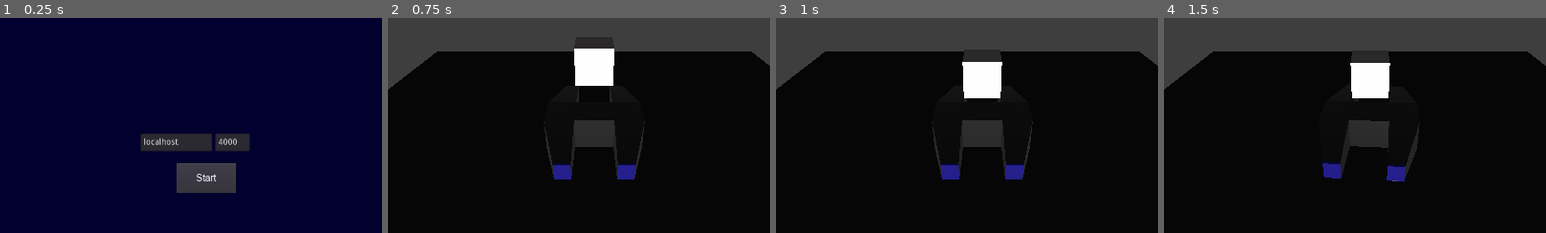
Above: before the commit, frames 1-4 (left to right).
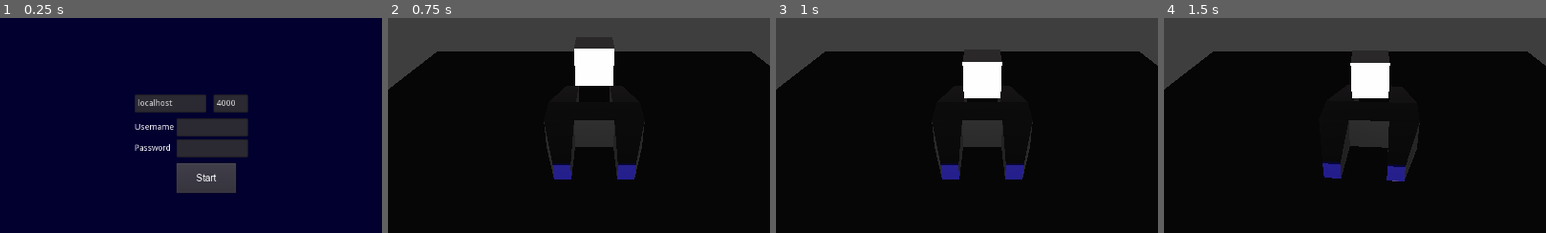
Above: after the commit, the same moments.

Repository: MilanFIN/3dmmo
Game: Godot game, scene res://assets/mainmenu.tscn
Same seed, same stepped clock (60 frames per second), same inputs: the game is played once before the commit and once after it.
Inputs (mouse positions are % of the whole screen's width and height, from its top left):
- Up to frame 1 (0.25 s): no input
- Up to frame 2 (0.75 s): click "Start" at 0.5 s
- Up to frame 3 (1 s): no input
- Up to frame 4 (1.5 s): tap Enter at 1.25 s; move the mouse to (72, 45) at 1.27 s; hold Right (ui_right) from 1.28 s (still down); click (72, 45) at 1.42 s
The pictures show only the part of the screen within x 23-73%, y 22-72%; the shares and areas given below are measured in that part.

The runs differ from the first frame. In frame 1, 5.6% of the frame differs, in the area x 35-66%, y 35-65%; in frame 2, nothing differs; in frame 3, nothing differs; in frame 4, nothing differs.

Commit message:
login info to client

Diff:
--- a/test1/assets/mainmenu.tscn
+++ b/test1/assets/mainmenu.tscn
@@ -56,22 +56,59 @@
 }
 
 [node name="AddressField" type="LineEdit" parent="."]
-margin_left = 530.0
-margin_top = 350.0
-margin_right = 650.0
-margin_bottom = 380.0
+margin_left = 520.0
+margin_top = 285.0
+margin_right = 640.0
+margin_bottom = 315.0
 text = "localhost"
 __meta__ = {
 "_edit_use_anchors_": false
 }
 
+[node name="UsernameField" type="LineEdit" parent="."]
+margin_left = 590.0
+margin_top = 325.0
+margin_right = 710.0
+margin_bottom = 355.0
+rect_pivot_offset = Vector2( 100, 15 )
+__meta__ = {
+"_edit_use_anchors_": false
+}
+
+[node name="PasswordField" type="LineEdit" parent="."]
+margin_left = 590.0
+margin_top = 360.0
+margin_right = 710.0
+margin_bottom = 390.0
+rect_pivot_offset = Vector2( 100, 15 )
+secret = true
+__meta__ = {
+"_edit_use_anchors_": false
+}
+
 [node name="PortField" type="LineEdit" parent="."]
-margin_left = 655.0
-margin_top = 350.0
-margin_right = 713.0
-margin_bottom = 380.0
+margin_left = 652.0
+margin_top = 285.0
+margin_right = 710.0
+margin_bottom = 315.0
 text = "4000"
 __meta__ = {
 "_edit_use_anchors_": false
 }
+
+[node name="unamelabel" type="Label" parent="."]
+margin_left = 520.0
+margin_top = 325.0
+margin_right = 590.0
+margin_bottom = 356.0
+text = "Username"
+valign = 1
+
+[node name="pwlabel" type="Label" parent="."]
+margin_left = 520.0
+margin_top = 360.0
+margin_right = 590.0
+margin_bottom = 390.0
+text = "Password"
+valign = 1
 [connection signal="pressed" from="button_menu_start" to="button_menu_start" method="_on_button_menu_start_pressed"]
--- a/test1/scripts/gamecontroller.gd
+++ b/test1/scripts/gamecontroller.gd
@@ -13,8 +13,8 @@
 	ws.connect("connection_established", self, "_connection_established")
 	ws.connect("connection_closed", self, "_connection_closed")
 	ws.connect("connection_error", self, "_connection_error")
-	#ws.connect    data_received ( )
 
+	ws.connect("data_received", self, "_data_received")
 	var url = "ws://"+address+":"+port
 	print("Connecting to " + url)
 	ws.connect_to_url(url)
@@ -35,7 +35,8 @@
 
 func _connection_established(protocol):
 	print("Connection established with protocol: ", protocol)
-
+	var d = {"action":"login","username":"1", "password":"1"}
+	ws.get_peer(1).put_packet(JSON.print(d).to_ascii())
 func _connection_closed():
 	print("Connection closed")
 
@@ -46,6 +47,12 @@
 	pass
 	if (ws):
 		pass
+
+func _data_received(p_id = 1):
+	var packet = ws.get_peer(1).get_packet().get_string_from_utf8()
+	#print(str(peer_id))
+	print("got message")
+	print(parse_json(packet))
 
 
 func _on_timer_timeout():
